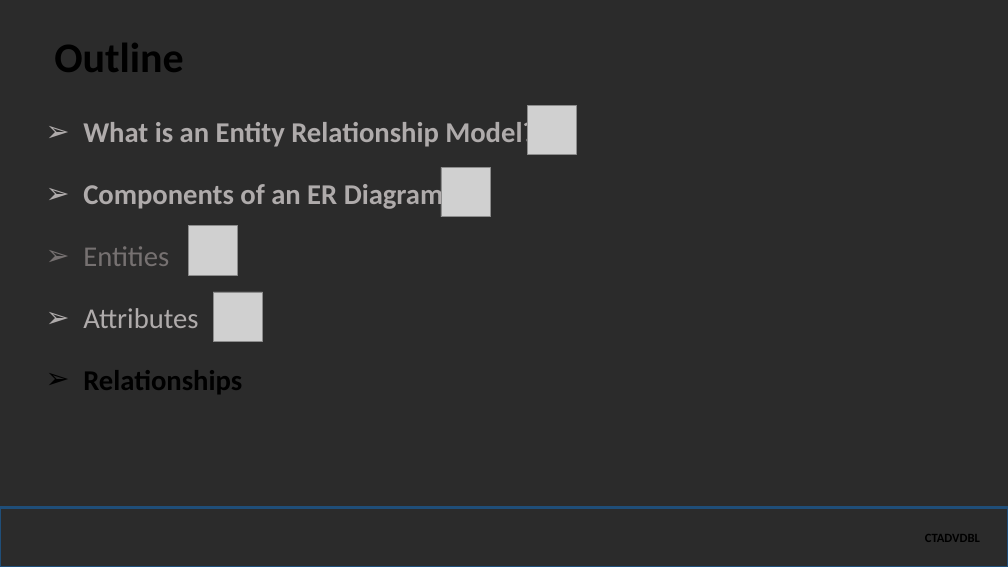
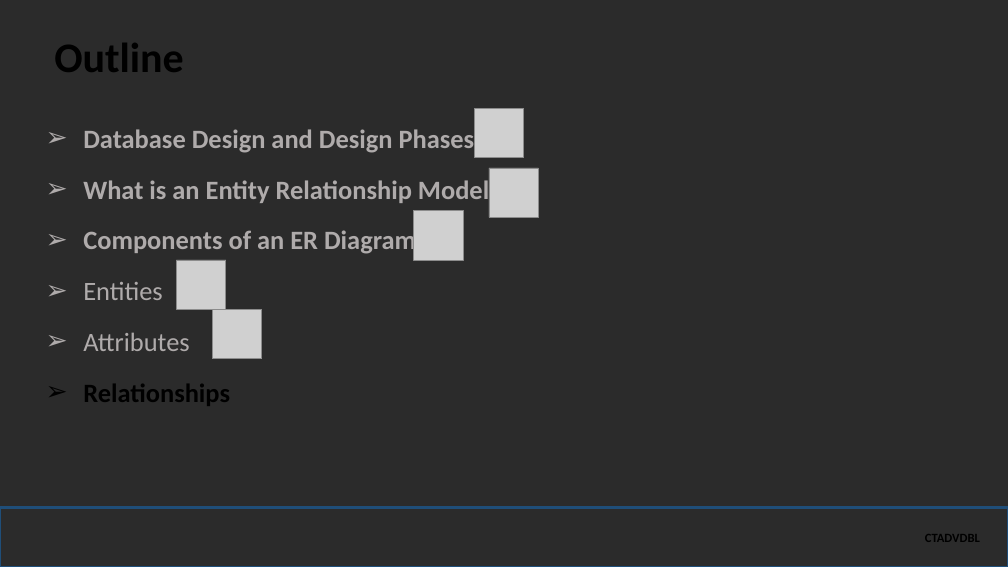
Before and after one commit to robitussin/CTADVDBL, a slide deck: slide 28 of Part 2 - Database Design/powerpoint/Entity Relationship Model.pptx (slide 25 before the commit). Drawn at 1008x567 pixels with LibreOffice and Linux fonts; fonts in the diff are those of the drawing; grey boxes stand for pictures; background and template pictures are left out; a plain dark background stands for a picture behind light text. Boxes give left, top, right and bottom in pixels: in the first picture for what was removed or moved away, otherwise in the second. Text is boxed around its words. In the diff, an @@ line names an element or a change of style, - is before the commit and + after.

```diff
--- a/Part 2 - Database Design/powerpoint/Entity Relationship Model.pptx
+++ b/Part 2 - Database Design/powerpoint/Entity Relationship Model.pptx
@@ picture: place and size @@
-picture at [527,105,576,154]
+picture at [474,108,523,157]
@@ text at [83,126,475,154]: paragraph added @@
+➢ Database Design and Design Phases
@@ text at [83,177,502,406]: size 27.3 to 25.2 pt in "What is an Entity Relationship Model?", "Components of an ER Diagram", "Entities", "Attributes" and 1 more places; text colour #767171 to #AFABAB in "Entities"; line spacing 0.9 to 0.8 @@
@@ picture: place and size @@
-picture at [441,167,490,216]
+picture at [489,168,538,217]
@@ picture: place and size @@
-picture at [188,225,237,274]
+picture at [414,210,463,259]
@@ picture: place and size @@
-picture at [213,292,262,341]
+picture at [176,260,225,309]
@@ picture added at [212,309,262,358] @@
```
Also in this commit, not shown: 4 other slides changed, 3 slides added.
